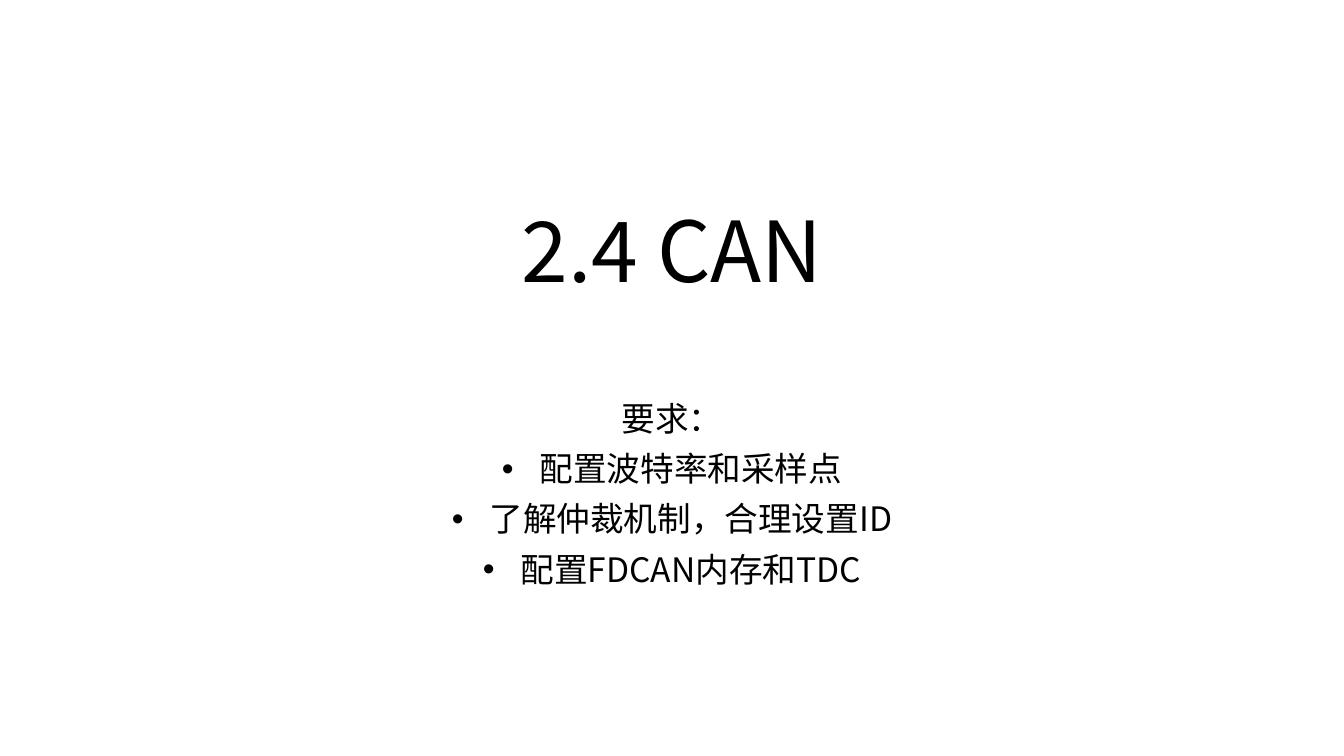
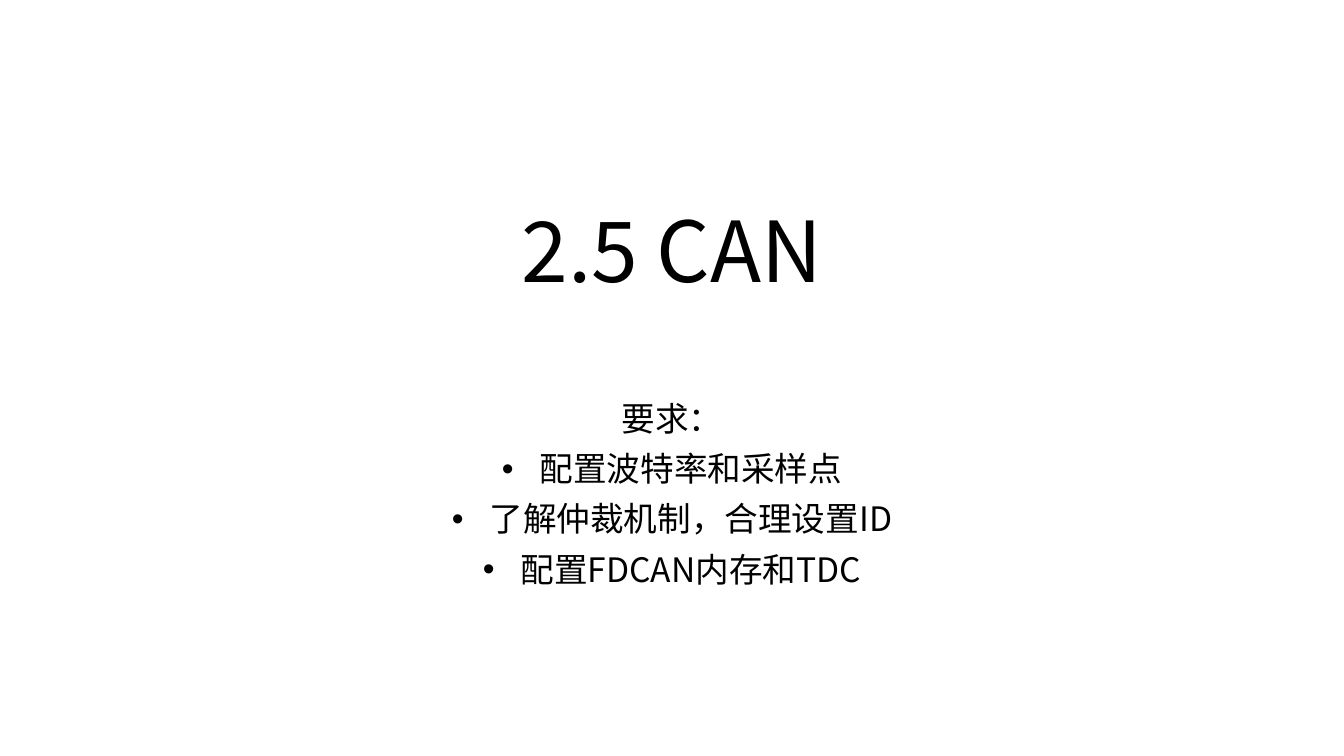
Before and after one commit to JLU-Robomaster-Embedded/embedded_tutorial, a slide deck: slide 33 of 2_STM32基本功能.pptx. Drawn at 1344x756 pixels with LibreOffice and Linux fonts; fonts in the diff are those of the drawing. Boxes give left, top, right and bottom in pixels: in the first picture for what was removed or moved away, otherwise in the second. Text is boxed around its words. In the diff, an @@ line names an element or a change of style, - is before the commit and + after.

```diff
--- a/2_STM32基本功能.pptx
+++ b/2_STM32基本功能.pptx
@@ title at (522,219,822,283): text changed @@
-2.4 CAN
+2.5 CAN
```
Also in this commit, not shown: 6 other slides changed, 8 slides added.
